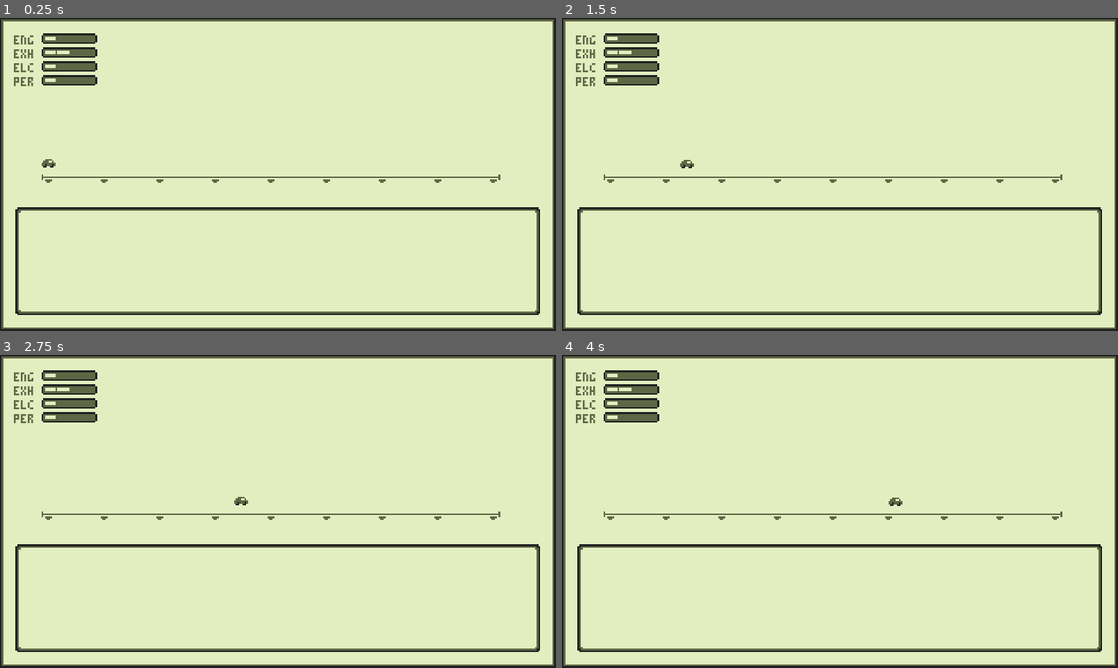
Above: before the commit, frames 1-4 (two rows, left to right).
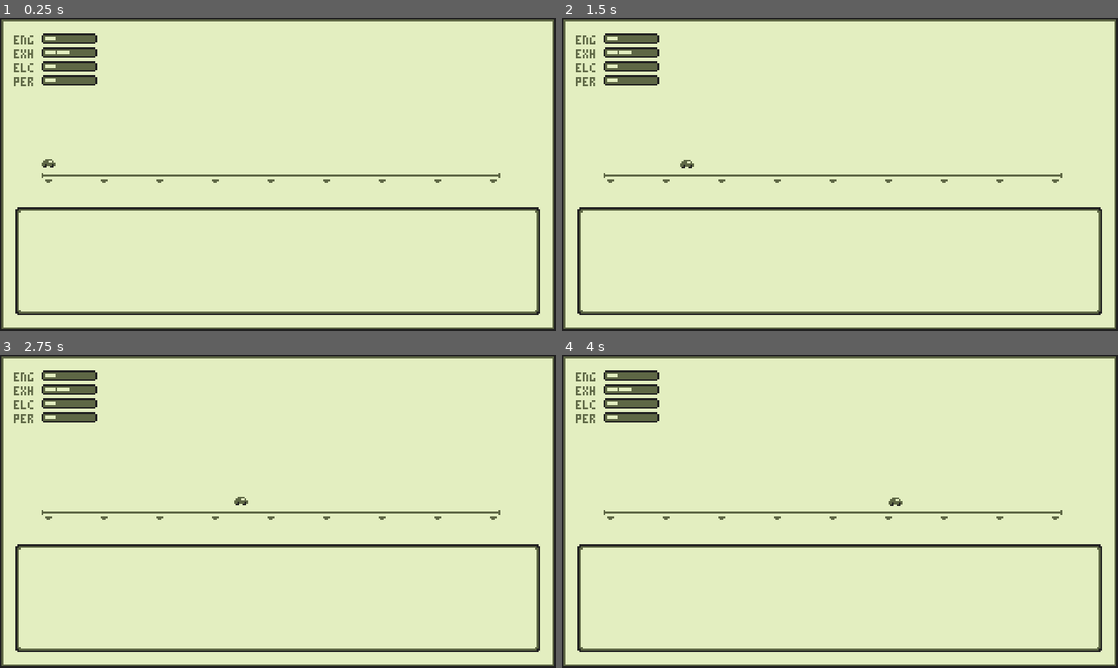
Above: after the commit, the same moments.

Repository: m-trigo/laika
Game: Godot game, scene res://src/scenes/Main.tscn
The game is run twice, just before and just after one commit, with the same random seed, the same clock (stepped at 60 frames per second) and the same inputs.
Inputs:
- Up to frame 1 (0.25 s): no input
- Up to frame 2 (1.5 s): tap Enter at 0.5, 0.6, 1.35 s
- Up to frame 3 (2.75 s): tap Enter at 2.1 s
- Up to frame 4 (4 s): tap Enter at 2.85, 3.6 s

The runs differ from the first frame. In frame 1, 0.9% of the frame differs, in the area x 7-90%, y 49-52%; in frame 2, 0.9%; in frame 3, 0.9%; in frame 4, 0.9%.

Commit message:
Makes the track's line one pixel closer to the laika

Diff:
--- a/src/scenes/Track.tscn
+++ b/src/scenes/Track.tscn
@@ -21,8 +21,7 @@
 "values": [ Vector2( 24, 80 ), Vector2( 56, 80 ) ]
 }
 
-[sub_resource type="Animation" id=1]
-resource_name = "default"
+[sub_resource type="Animation" id=2]
 length = 0.4
 loop = true
 tracks/0/type = "value"
@@ -42,7 +41,7 @@
 script = ExtResource( 1 )
 
 [node name="Line" type="Sprite" parent="."]
-position = Vector2( 24, 90 )
+position = Vector2( 24, 89 )
 texture = ExtResource( 3 )
 centered = false
 
@@ -58,4 +57,4 @@
 
 [node name="Idle" type="AnimationPlayer" parent="Car/CarSprite"]
 autoplay = "default"
-anims/default = SubResource( 1 )
+anims/default = SubResource( 2 )
Not shown: 2 places in src/scenes/Track.tscn that only renumber resources
